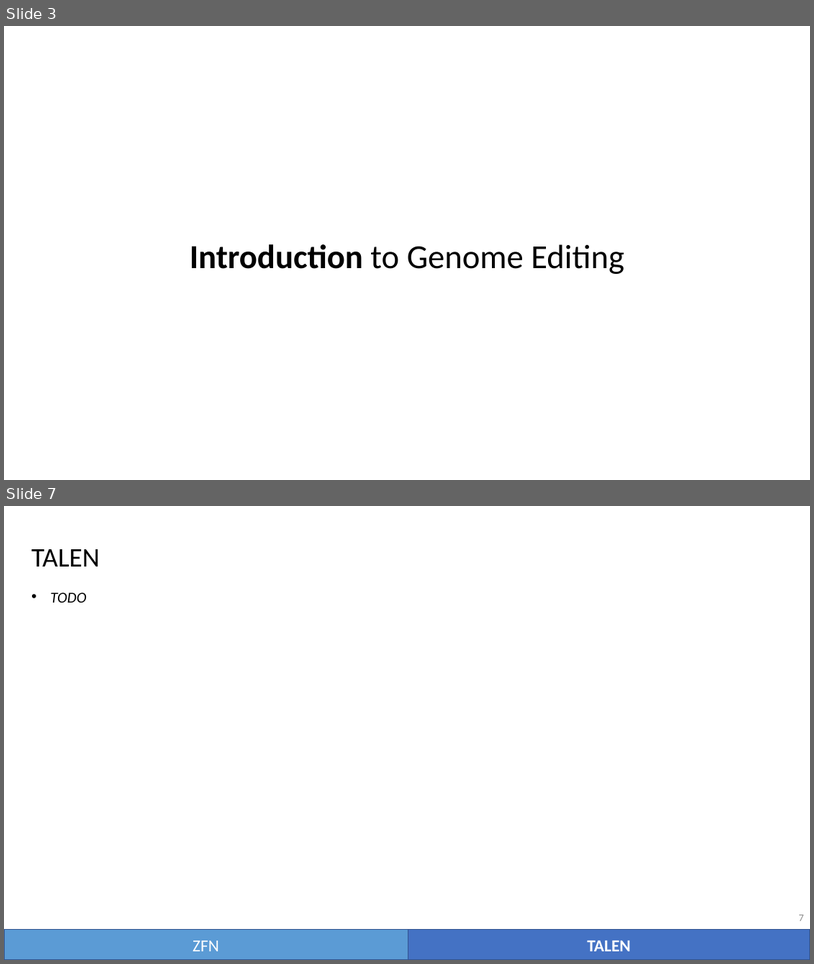
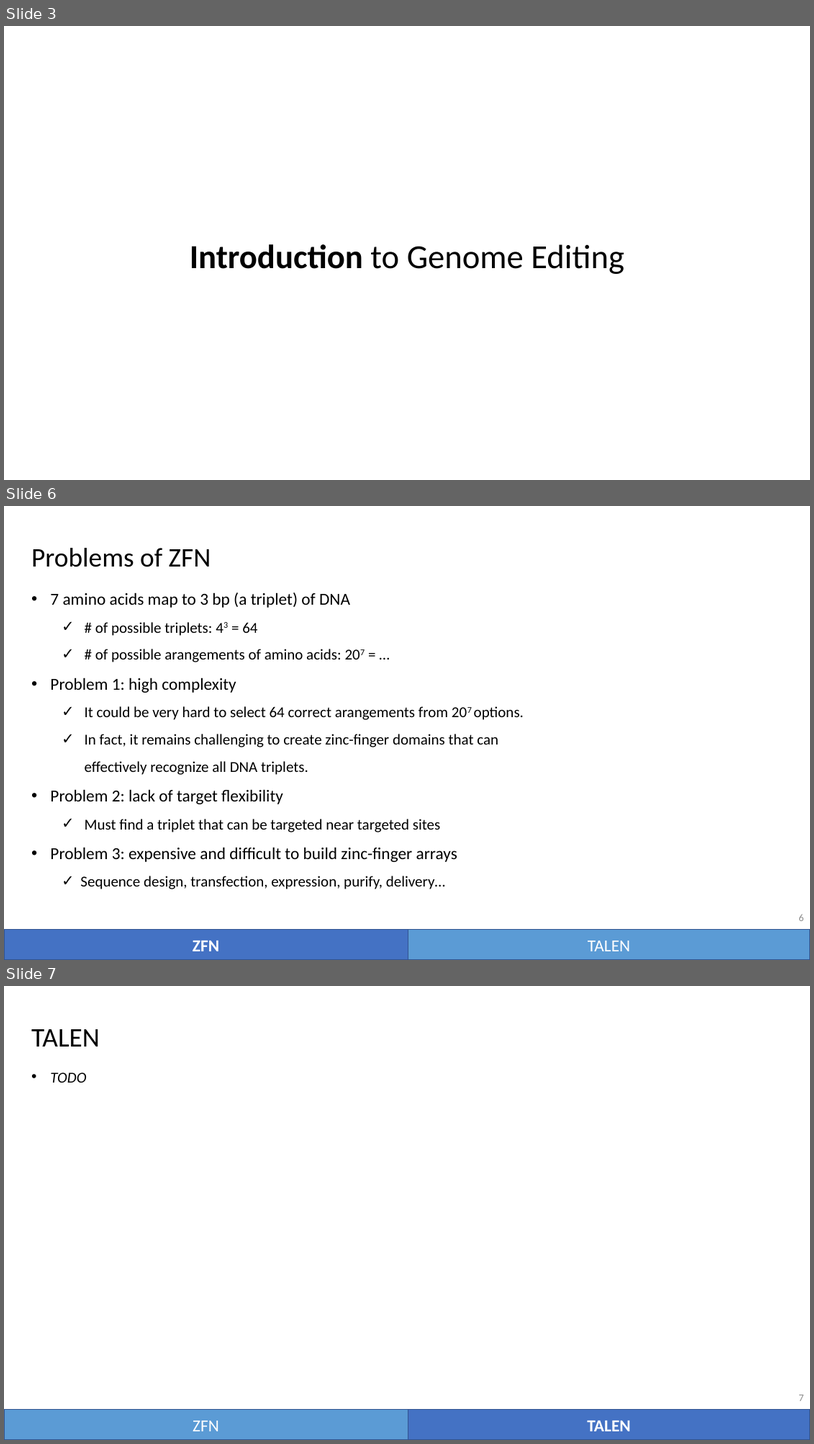
Before and after one commit to vwOvOwv/PKU-Undergraduate-Course, a slide deck: 遗传学(Genetics)/讨论课/Topic-3_遗传学技术/CRISPR-Cas.pptx. Shown one above the other, each under a label of ours: slides 3 and 7 before the commit, slides 3, 6 and 7 after it; the slides between them are not shown. The pictures are 814x964 and 814x1444 pixels, drawn with LibreOffice and Linux fonts; fonts in the diff are those of the drawing. Boxes give left, top, right and bottom in pixels: in the first picture for what was removed or moved away, otherwise in the second. Text is boxed around its words. In the diff, an @@ line names an element or a change of style, - is before the commit and + after.

```diff
--- a/遗传学(Genetics)/讨论课/Topic-3_遗传学技术/CRISPR-Cas.pptx
+++ b/遗传学(Genetics)/讨论课/Topic-3_遗传学技术/CRISPR-Cas.pptx
@@ slide 6 added at (x1=4, y1=506, x2=810, y2=960), background #FFFFFF @@
@@ text added at (x1=31, y1=548, x2=211, y2=567), 32 pt, text #000000 @@
+Problems of ZFN
@@ text added at (x1=50, y1=592, x2=524, y2=889), 18 pt, text #000000 @@
+• 7 amino acids map to 3 bp (a triplet) of DNA
+  ✓ # of possible triplets: 43 = 64
+  ✓ # of possible arangements of amino acids: 207 = …
+• Problem 1: high complexity
+  ✓ It could be very hard to select 64 correct arangements from 207 options.
+  ✓ In fact, it remains challenging to create zinc-finger domains that can effectively recognize all DNA triplets.
+• Problem 2: lack of target flexibility
+  ✓ Must find a triplet that can be targeted near targeted sites
+• Problem 3: expensive and difficult to build zinc-finger arrays
+  ✓ Sequence design, transfection, expression, purify, delivery…
@@ page number added at (x1=799, y1=914, x2=804, y2=921), 12 pt, text #8C8C8C @@
+6
@@ rectangle added at (x1=4, y1=929, x2=408, y2=960), fill #4472C4, outline #325491 1 pt, 20 pt, text #FFFFFF, bold @@
+ZFN
@@ rectangle added at (x1=408, y1=929, x2=810, y2=960), fill #5B9BD5, outline #325491 1 pt, 20 pt, text #FFFFFF @@
+TALEN
```
Also in this commit, not shown: 2 slides changed, 2 slides removed.
